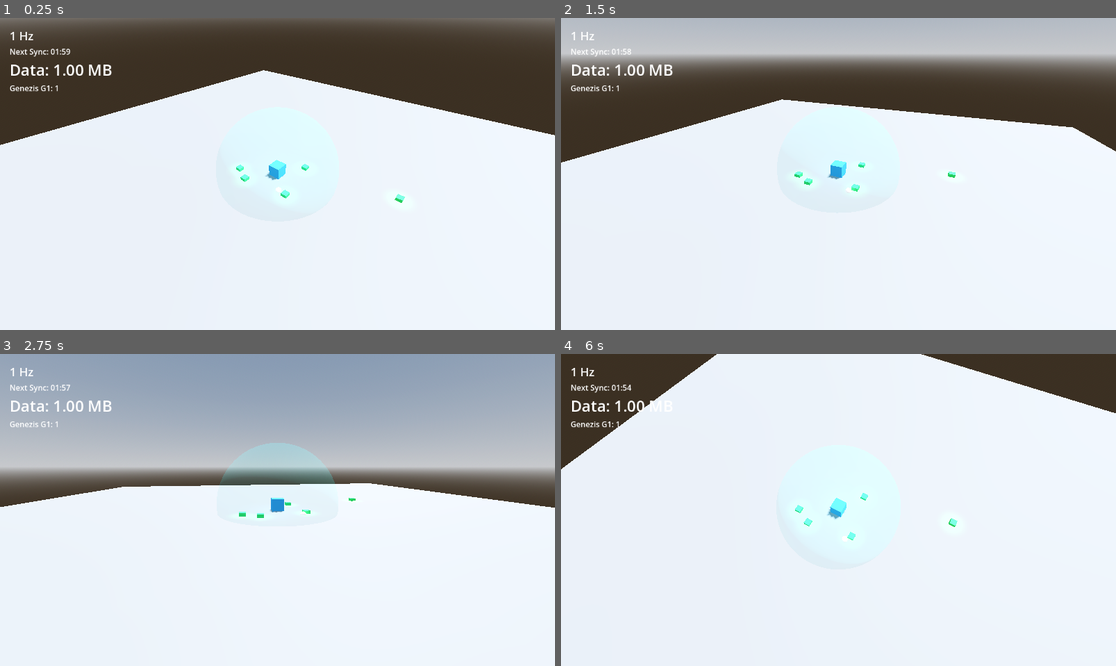
Above: before the commit, frames 1-4 (two rows, left to right).
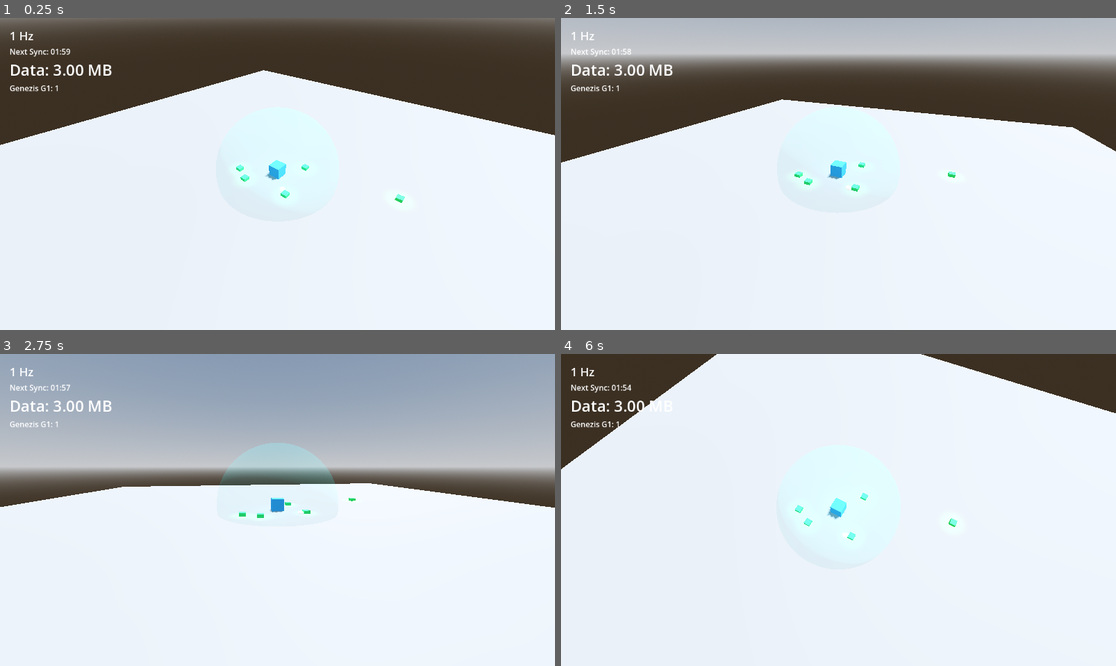
Above: after the commit, the same moments.

Repository: peterlavey/immanent
Game: Godot game, scene res://src/core/World.tscn
Two runs of this game, one before a commit and one after it. Both use one fixed random seed, a clock stepped at 60 frames per second and the inputs below.
Inputs (mouse positions are in pixels of both pictures, inside the frame that each line leads up to):
- Up to frame 1 (0.25 s): no input
- Up to frame 2 (1.5 s): move the mouse to (960, 158) at 0.52 s; click (960, 158) at 0.67 s; tap Enter at 1.25 s; drag from (727, 189) to (810, 236) at 1.27 s
- Up to frame 3 (2.75 s): tap Space at 2 s; move the mouse to (333, 441) at 2.02 s; click (333, 441) at 2.17 s
- Up to frame 4 (6 s): tap Enter at 2.75, 4.25 s; drag from (810, 572) to (672, 463) at 2.77 s; tap Space at 3.5, 5 s; move the mouse to (1005, 556) at 3.52 s; click (1005, 556) at 3.67 s; drag from (672, 463) to (755, 432) at 4.27 s; move the mouse to (866, 510) at 5.02 s; click (866, 510) at 5.17 s; drag from (755, 432) to (727, 525) at 5.77 s

The runs differ from the first frame. In frame 1, less than 0.1% of the frame differs, in the area x 9-52%, y 14-56%; in frame 2, less than 0.1%; in frame 3, less than 0.1%; in frame 4, less than 0.1%, in the area x 9-53%, y 14-61%.

Commit message:
Add EnemyDescriptionUI: Display enemy descriptions on discovery, integrate scene/logic with WorldManager and HUD, and pause game during popups

Diff:
--- a/src/core/Core.gd
+++ b/src/core/Core.gd
@@ -7,7 +7,7 @@
 signal evolution_changed(new_level: int)
 
 @export var floating_text_scene: PackedScene = preload("res://src/ui/FloatingText.tscn")
-@export var current_data: int = 1048576: # Start with 1 MB for testing (1024 * 1024)
+@export var current_data: int = 3145728: # Start with 3 MB for testing (3 * 1024 * 1024)
 	set(value):
 		current_data = value
 		data_changed.emit(current_data)
--- a/src/core/WorldManager.gd
+++ b/src/core/WorldManager.gd
@@ -4,6 +4,7 @@
 signal genezis_spawned(genezis: CharacterBody3D)
 signal genezis_g2_spawned(genezis: CharacterBody3D)
 signal genezis_removed
+signal new_enemy_type_spawned(type_name: String)
 
 @export var data_spot_scene: PackedScene
 @export var genezis_g1_scene: PackedScene
@@ -17,7 +18,8 @@
 @onready var time_manager = $TimeManager
 
 var core_node: Node3D = null
-var _first_g2_spawned: bool = false
+var _g2_spawn_count: int = 0
+var _discovered_enemies: Array[String] = []
 
 func _ready() -> void:
 	core_node = get_tree().get_first_node_in_group("core")
@@ -56,6 +58,15 @@
 	if not scene: return
 	var enemy = scene.instantiate()
 	add_child(enemy)
+
+	# Handle discovery
+	var enemy_type = ""
+	if enemy is BitScrubber: enemy_type = "BitScrubber"
+	elif enemy is Defragmenter: enemy_type = "Defragmenter"
+
+	if enemy_type != "" and not _discovered_enemies.has(enemy_type):
+		_discovered_enemies.append(enemy_type)
+		new_enemy_type_spawned.emit(enemy_type)
 
 	# Spawn at edge of FOV or random distance
 	var angle = randf() * TAU
@@ -97,11 +108,14 @@
 	g2.global_position = pos
 	genezis_g2_spawned.emit(g2)
 
-	# For testing: spawn enemies when the first G2 is created
-	if not _first_g2_spawned:
-		_first_g2_spawned = true
-		_spawn_enemies()
-		print("First G2 created: Spawning enemies for testing!")
+	_g2_spawn_count += 1
+
+	if _g2_spawn_count == 1:
+		_spawn_single_enemy(bit_scrubber_scene)
+		print("First G2 created: Spawning Bit-Scrubber for discovery!")
+	elif _g2_spawn_count == 2:
+		_spawn_single_enemy(defragmenter_scene)
+		print("Second G2 created: Spawning Defragmenter for discovery!")
 
 func _spawn_initial_data_spots() -> void:
 	var core = get_tree().get_first_node_in_group("core")
--- /dev/null
+++ b/src/ui/EnemyDescriptionUI.gd
@@ -0,0 +1,34 @@
+extends Control
+
+signal description_closed
+
+@onready var title_label = $Panel/MarginContainer/VBoxContainer/TitleLabel
+@onready var description_label = $Panel/MarginContainer/VBoxContainer/DescriptionLabel
+
+var descriptions = {
+	"BitScrubber": "Bit-Scrubber\n\nA fast, aggressive virus that seeks out Genezis G1 units and resets their data load upon contact. Protect your gatherers!",
+	"Defragmenter": "Defragmenter\n\nA slow-moving threat that targets Data Spots directly, consuming the resources before you can collect them. Disperse it quickly!"
+}
+
+func show_enemy_description(enemy_type: String) -> void:
+	if descriptions.has(enemy_type):
+		title_label.text = "New Threat Detected!"
+		description_label.text = descriptions[enemy_type]
+		show()
+		get_tree().paused = true
+	else:
+		# If unknown type, just don't show or show a generic one
+		push_warning("Unknown enemy type: " + enemy_type)
+
+func _on_close_button_pressed() -> void:
+	print("EnemyDescriptionUI: Close button pressed.")
+	hide()
+	get_tree().paused = false
+	description_closed.emit()
+
+func _input(event: InputEvent) -> void:
+	# If we use _input, we intercept everything before the Button gets it.
+	# The CloseButton is a child of this node.
+	# If we want to block interaction with the world behind,
+	# we should rely on a background Panel with mouse_filter = STOP.
+	pass
--- /dev/null
+++ b/src/ui/EnemyDescriptionUI.tscn
@@ -0,0 +1,73 @@
+[gd_scene load_steps=2 format=3]
+
+[ext_resource type="Script" path="res://src/ui/EnemyDescriptionUI.gd" id="1_script"]
+
+[node name="EnemyDescriptionUI" type="Control"]
+process_mode = 3
+layout_mode = 3
+anchors_preset = 15
+anchor_right = 1.0
+anchor_bottom = 1.0
+grow_horizontal = 2
+grow_vertical = 2
+script = ExtResource("1_script")
+
+[node name="Background" type="ColorRect" parent="."]
+layout_mode = 1
+anchors_preset = 15
+anchor_right = 1.0
+anchor_bottom = 1.0
+grow_horizontal = 2
+grow_vertical = 2
+color = Color(0, 0, 0, 0.5)
+
+[node name="Panel" type="Panel" parent="."]
+layout_mode = 1
+anchors_preset = 8
+anchor_left = 0.5
+anchor_top = 0.5
+anchor_right = 0.5
+anchor_bottom = 0.5
+offset_left = -200.0
+offset_top = -150.0
+offset_right = 200.0
+offset_bottom = 150.0
+grow_horizontal = 2
+grow_vertical = 2
+
+[node name="MarginContainer" type="MarginContainer" parent="Panel"]
+layout_mode = 1
+anchors_preset = 15
+anchor_right = 1.0
+anchor_bottom = 1.0
+grow_horizontal = 2
+grow_vertical = 2
+theme_override_constants/margin_left = 20
+theme_override_constants/margin_top = 20
+theme_override_constants/margin_right = 20
+theme_override_constants/margin_bottom = 20
+
+[node name="VBoxContainer" type="VBoxContainer" parent="Panel/MarginContainer"]
+layout_mode = 2
+
+[node name="TitleLabel" type="Label" parent="Panel/MarginContainer/VBoxContainer"]
+layout_mode = 2
+theme_override_font_sizes/font_size = 24
+text = "New Threat Detected!"
+horizontal_alignment = 1
+
+[node name="HSeparator" type="HSeparator" parent="Panel/MarginContainer/VBoxContainer"]
+layout_mode = 2
+
+[node name="DescriptionLabel" type="Label" parent="Panel/MarginContainer/VBoxContainer"]
+custom_minimum_size = Vector2(300, 100)
+layout_mode = 2
+size_flags_vertical = 3
+text = "Enemy description goes here."
+autowrap_mode = 2
+
+[node name="CloseButton" type="Button" parent="Panel/MarginContainer/VBoxContainer"]
+layout_mode = 2
+text = "Close"
+
+[connection signal="pressed" from="Panel/MarginContainer/VBoxContainer/CloseButton" to="." method="_on_close_button_pressed"]
--- a/src/ui/HUD.gd
+++ b/src/ui/HUD.gd
@@ -7,6 +7,7 @@
 
 @onready var upgrade_menu = $UpgradeMenu
 @onready var genezis_stats_ui = $GenezisStatsUI
+@onready var enemy_description_ui = $EnemyDescriptionUI
 
 var selected_genezis: CharacterBody3D = null
 
@@ -33,6 +34,7 @@
 	if world_manager:
 		world_manager.genezis_spawned.connect(_on_genezis_spawned)
 		world_manager.genezis_g2_spawned.connect(_on_genezis_g2_spawned)
+		world_manager.new_enemy_type_spawned.connect(_on_new_enemy_type_spawned)
 
 	# Initial count
 	_update_genezis_count()
@@ -107,6 +109,16 @@
 func _on_genezis_g2_spawned(_genezis: CharacterBody3D) -> void:
 	_update_genezis_count()
 
+func _on_new_enemy_type_spawned(type_name: String) -> void:
+	# Hide all other menus to avoid overlapping and blocking input
+	if upgrade_menu:
+		upgrade_menu.hide()
+	if genezis_stats_ui:
+		genezis_stats_ui.hide()
+
+	if enemy_description_ui:
+		enemy_description_ui.show_enemy_description(type_name)
+
 func _on_genezis_selected(genezis: CharacterBody3D) -> void:
 	selected_genezis = genezis
 	if genezis_stats_ui:
--- a/src/ui/HUD.tscn
+++ b/src/ui/HUD.tscn
@@ -1,8 +1,9 @@
-[gd_scene load_steps=3 format=3]
+[gd_scene load_steps=5 format=3]
 
 [ext_resource type="Script" path="res://src/ui/HUD.gd" id="1_script"]
 [ext_resource type="PackedScene" path="res://src/ui/UpgradeMenu.tscn" id="2_scene"]
 [ext_resource type="PackedScene" path="res://src/ui/GenezisStatsUI.tscn" id="3_scene"]
+[ext_resource type="PackedScene" path="res://src/ui/EnemyDescriptionUI.tscn" id="4_scene"]
 
 [node name="HUD" type="Control"]
 layout_mode = 3
@@ -58,3 +59,7 @@
 [node name="GenezisStatsUI" parent="." instance=ExtResource("3_scene")]
 visible = false
 layout_mode = 1
+
+[node name="EnemyDescriptionUI" parent="." instance=ExtResource("4_scene")]
+visible = false
+layout_mode = 1
Not shown, added: src/ui/EnemyDescriptionUI.gd.uid
Not shown, changed: docs/tasks.md
